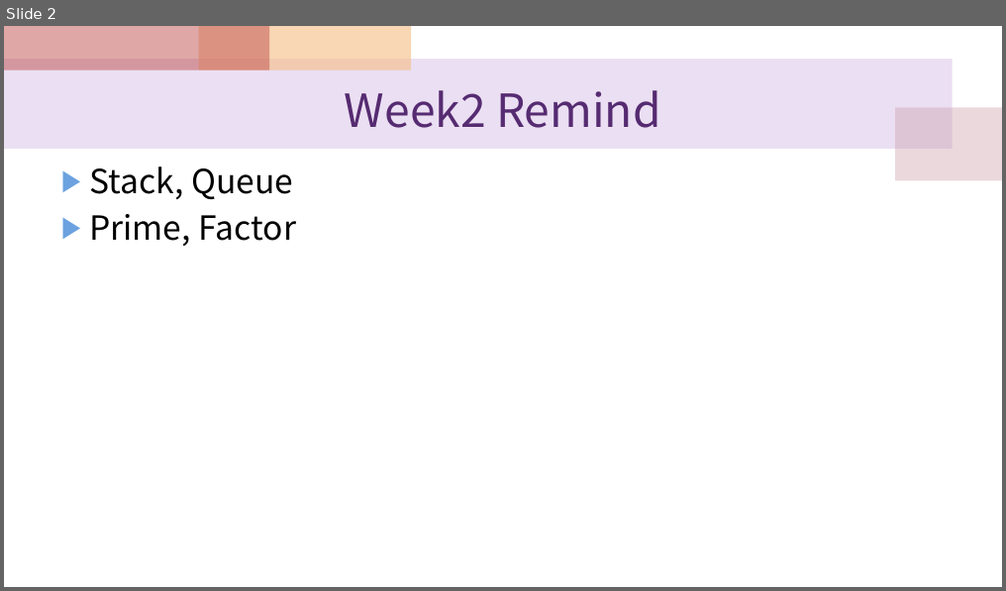
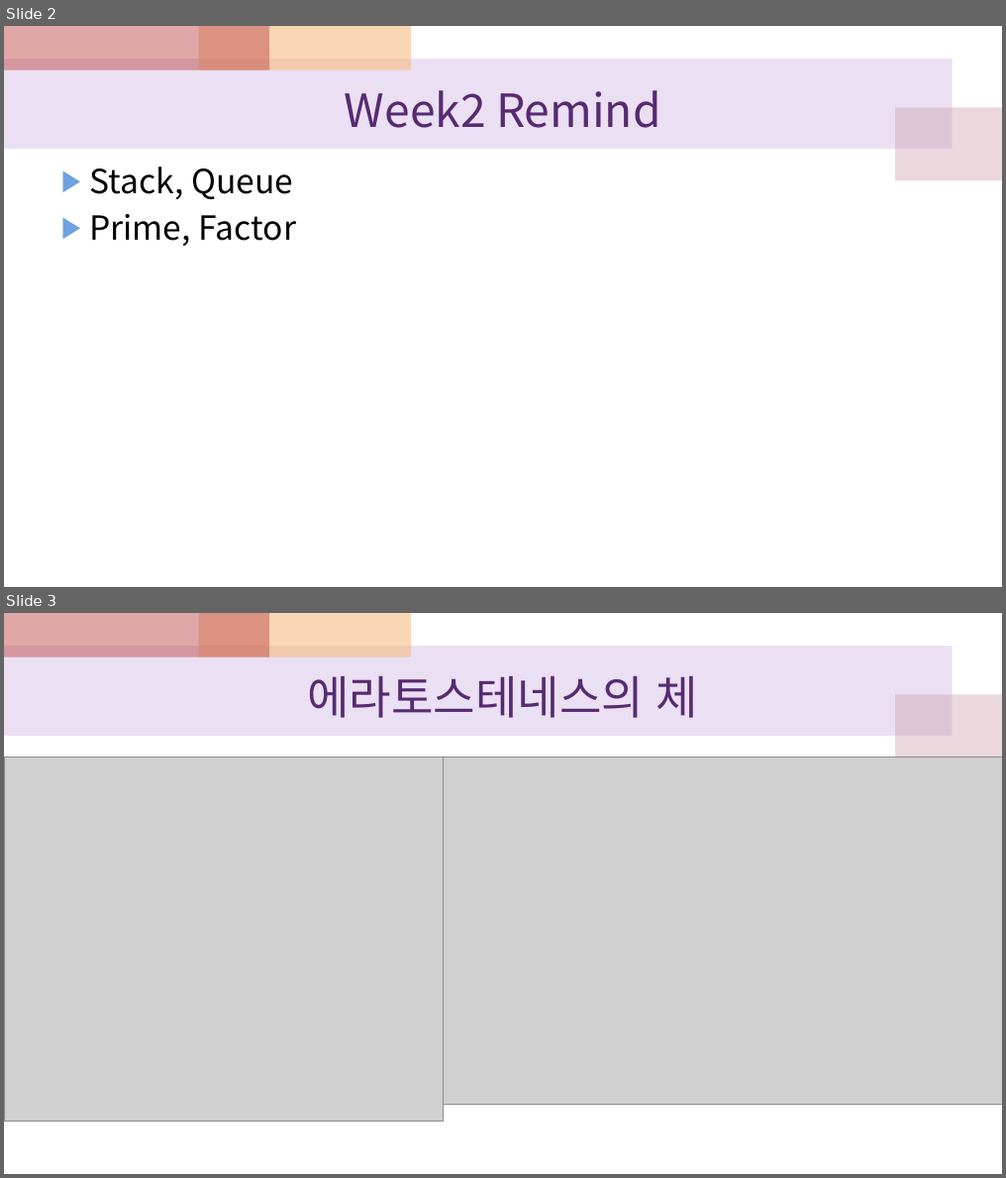
Before and after one commit to yujin1292/BreakingCodingTest, a slide deck: Week3/week 3.pptx. Shown one above the other, each under a label of ours: slide 2 before the commit, slides 2 and 3 after it. The pictures are 1006x591 and 1006x1178 pixels, drawn with LibreOffice and Linux fonts; fonts in the diff are those of the drawing; grey boxes stand for pictures. Boxes give left, top, right and bottom in pixels: in the first picture for what was removed or moved away, otherwise in the second. Text is boxed around its words. In the diff, an @@ line names an element or a change of style, - is before the commit and + after.

```diff
--- a/Week3/week 3.pptx
+++ b/Week3/week 3.pptx
@@ slide 3 added at [4,613,1002,1174], background #FFFFFF; not listed: 4 template elements that a slide beside it also shows @@
@@ title added at [307,676,698,718], 44 pt, text #562B71 @@
+에라토스테네스의 체
@@ picture added at [4,758,444,1122] @@
@@ picture added at [444,758,1002,1105] @@
```
Also in this commit, not shown: 1 other slide added, 2 other files.
